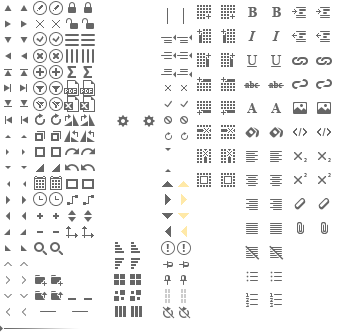
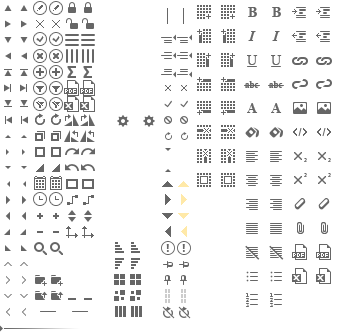
Revision of a layered 340x336 image; what changed, layer by layer:
added group "Export copy" with 4 layers above "Export" over [292, 244, 331, 284]
added layer "excel hover copy" in group "Export copy" over [316, 268, 331, 284]
added layer "excel copy" in group "Export copy" over [292, 268, 307, 284]
added layer "pdf hover copy" in group "Export copy" over [316, 244, 331, 260]
added layer "pdf copy" in group "Export copy" over [292, 244, 307, 260]
